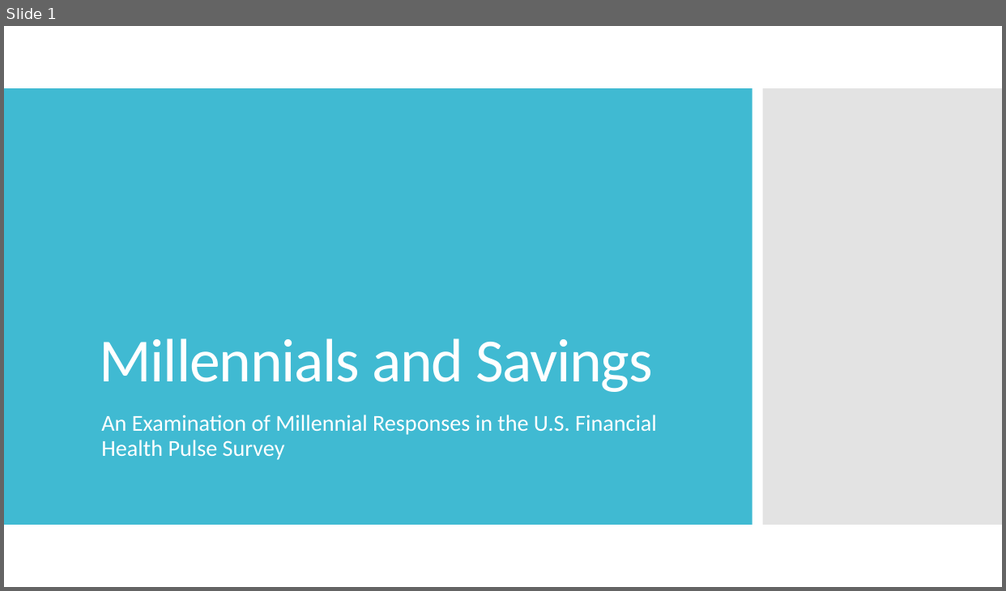
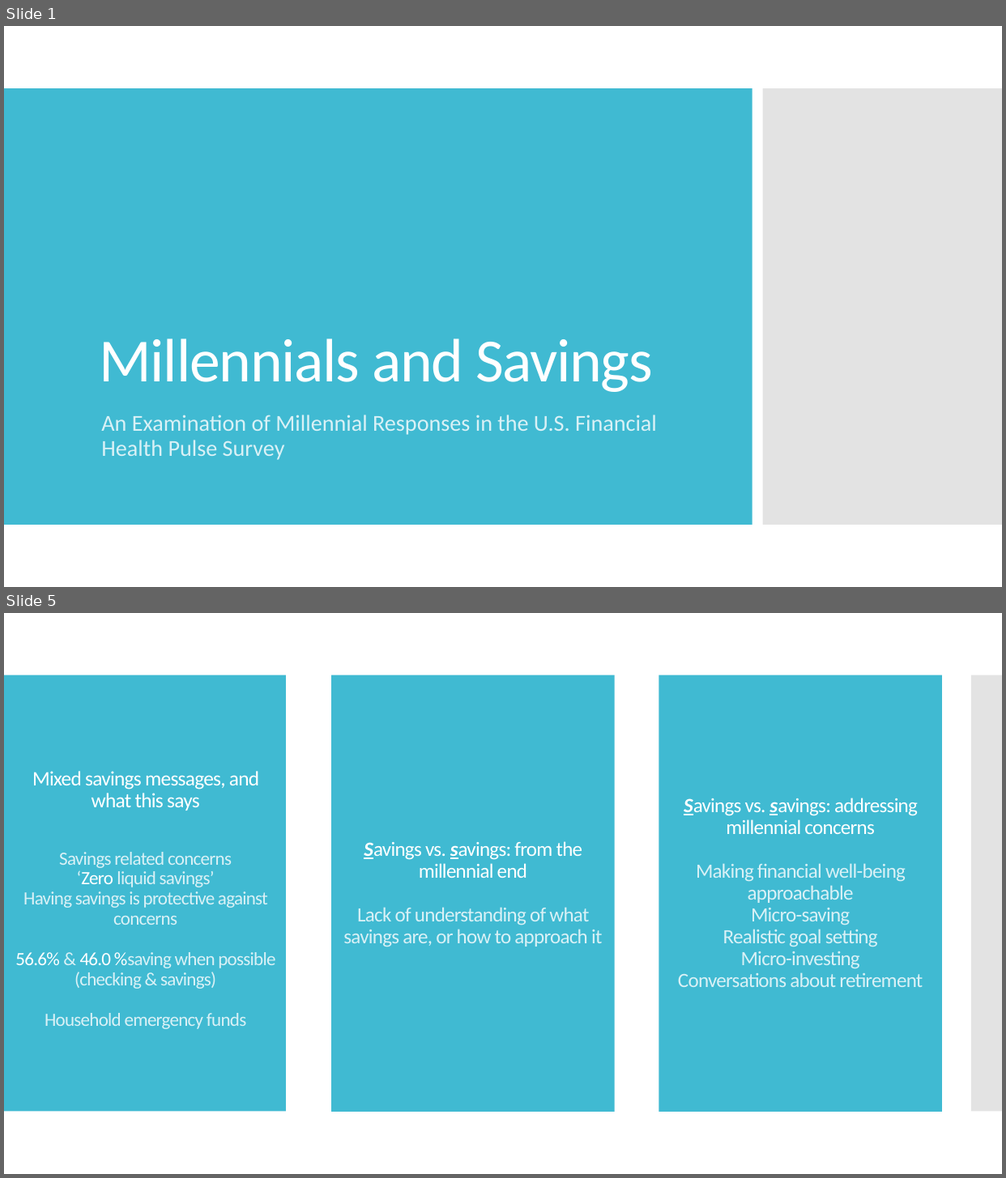
Before and after one commit to jazzstep/CFSI-USHPS-MillSavings, a slide deck: Millennials and Savings.pptx. Shown one above the other, each under a label of ours: slide 1 before the commit, slides 1 and 5 after it; the slides between them are not shown. The pictures are 1006x591 and 1006x1178 pixels, drawn with LibreOffice and Linux fonts; fonts in the diff are those of the drawing. Boxes give left, top, right and bottom in pixels: in the first picture for what was removed or moved away, otherwise in the second. Text is boxed around its words. In the diff, an @@ line names an element or a change of style, - is before the commit and + after.

```diff
--- a/Millennials and Savings.pptx
+++ b/Millennials and Savings.pptx
@@ slide 5 added at box(4, 613, 1002, 1174), background #FFFFFF @@
@@ rectangle added at box(4, 675, 286, 1112), fill #40BAD2 @@
@@ rectangle added at box(332, 675, 615, 1112), fill #40BAD2, 19.5 pt, text #D9F1F6 @@
+Savings vs. savings: from the millennial end
+Lack of understanding of what savings are, or how to approach it
@@ rectangle added at box(659, 675, 942, 1112), fill #40BAD2, 19.5 pt, text #D9F1F6 @@
+Savings vs. savings: addressing millennial concerns
+Making financial well-being approachable
+Micro-saving
+Realistic goal setting
+Micro-investing
+Conversations about retirement
@@ rectangle added at box(971, 675, 1002, 1112), fill #C8C8C8 at 50% opacity @@
@@ title added at box(15, 771, 275, 1029), 18 pt, text #D9F1F6 @@
+Mixed savings messages, and what this says
+Savings related concerns
+‘Zero liquid savings’
+Having savings is protective against concerns
+56.6% & 46.0 %saving when possible (checking & savings)
+Household emergency funds
@@ slide 1 changed as well @@
@@ subtitle "An Examination of Millennial Responses ..." at box(101, 415, 657, 460): text colour #FFFFFF to #D9F1F6 @@
```
Also in this commit, not shown: 1 other slide changed, 2 other slides added, 4 slides removed, 8 other files.
